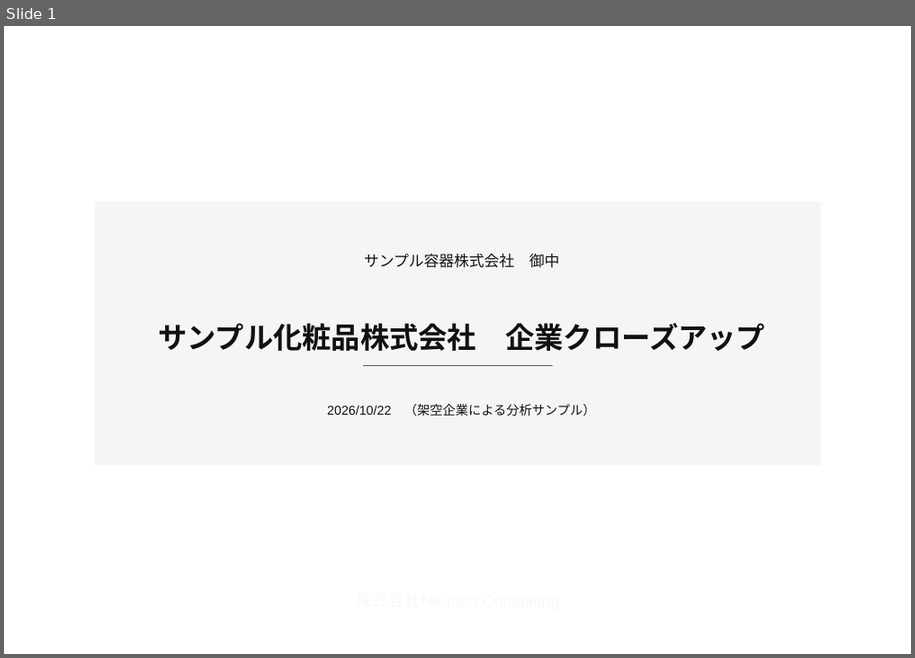
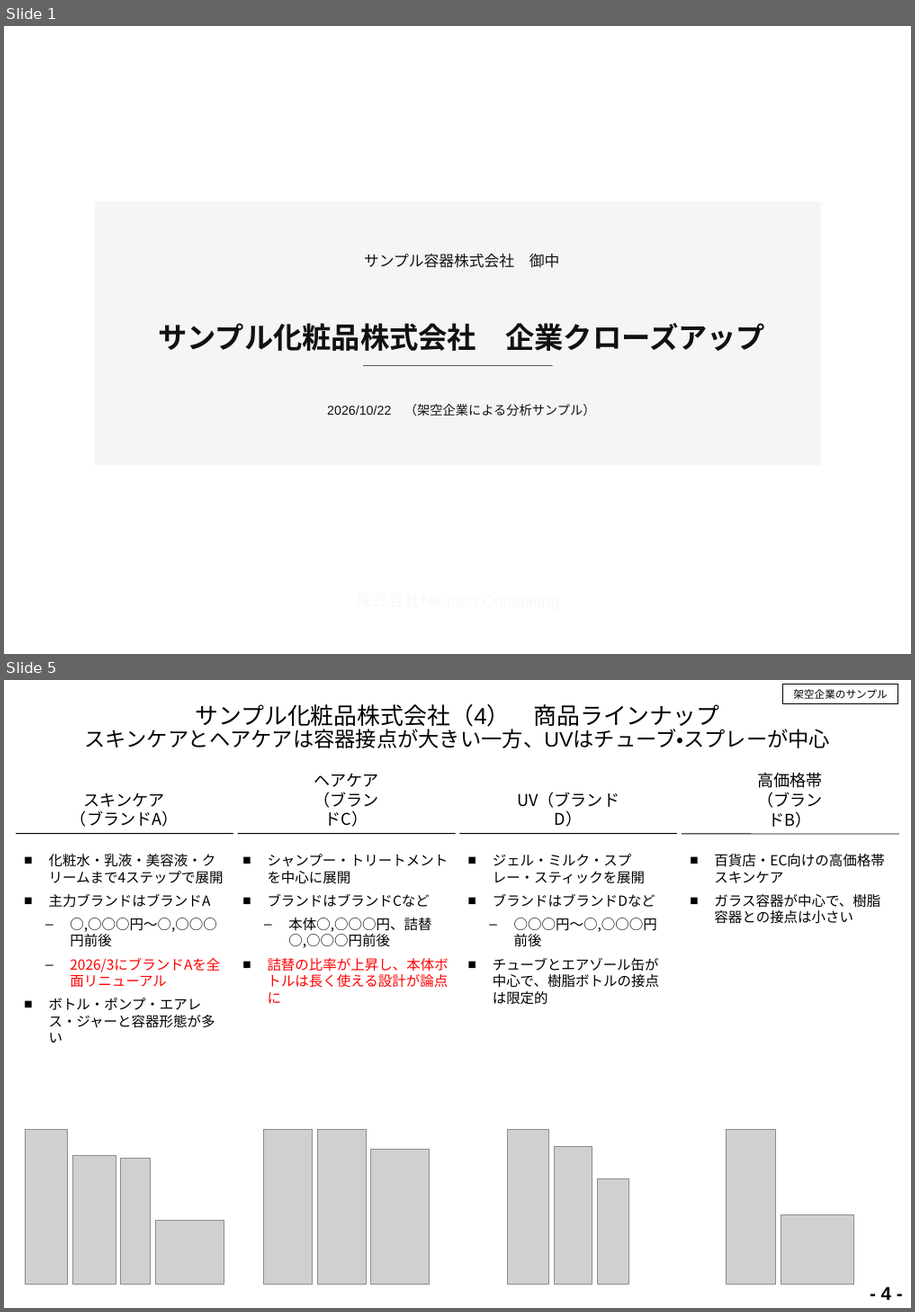
Before and after one commit to neunon/neunon-web, a slide deck: design/existing-customers-sample/existing-customers-sample.pptx. Shown one above the other, each under a label of ours: slide 1 before the commit, slides 1 and 5 after it; the slides between them are not shown. The pictures are 915x658 and 915x1312 pixels, drawn with LibreOffice and Linux fonts; fonts in the diff are those of the drawing; grey boxes stand for pictures; background and template pictures are left out. Boxes give left, top, right and bottom in pixels: in the first picture for what was removed or moved away, otherwise in the second. Text is boxed around its words. In the diff, an @@ line names an element or a change of style, - is before the commit and + after.

```diff
--- a/design/existing-customers-sample/existing-customers-sample.pptx
+++ b/design/existing-customers-sample/existing-customers-sample.pptx
@@ slide 5 added at [4, 680, 911, 1308], background #FFFFFF @@
@@ title added at [85, 704, 831, 748], 18 pt, text #000000 @@
+サンプル化粧品株式会社（4） 商品ラインナップ
+スキンケアとヘアケアは容器接点が大きい一方、UVはチューブ・スプレーが中心
@@ rectangle added at [783, 684, 899, 704], fill #FFFFFF, outline #000000 0.75 pt @@
@@ text added at [793, 689, 887, 699], 9 pt, text #000000 @@
+架空企業のサンプル
@@ text added at [314, 773, 378, 827], 14 pt, text #000000 @@
+ヘアケア（ブランドC）
@@ text added at [758, 772, 823, 828], 14 pt, text #000000 @@
+高価格帯（ブランドB）
@@ text added at [71, 792, 179, 827], 14 pt, text #000000 @@
+スキンケア（ブランドA）
@@ text added at [517, 792, 620, 827], 14 pt, text #000000 @@
+UV（ブランドD）
@@ line added from (16, 833) to (234, 833), #000000 0.75 pt @@
@@ line added from (238, 833) to (456, 833), #000000 0.75 pt @@
@@ line added from (459, 833) to (677, 833), #000000 0.75 pt @@
@@ line added from (682, 834) to (900, 834), #000000 0.75 pt @@
@@ text added at [49, 854, 224, 1043], 12 pt, text #000000 @@
+■ 化粧水・乳液・美容液・クリームまで4ステップで展開
+■ 主力ブランドはブランドA
+  ‒ ○,○○○円～○,○○○円前後
+  ‒ 2026/3にブランドAを全面リニューアル
+■ ボトル・ポンプ・エアレス・ジャーと容器形態が多い
@@ text added at [268, 854, 449, 1004], 12 pt, text #000000 @@
+■ シャンプー・トリートメントを中心に展開
+■ ブランドはブランドCなど
+  ‒ 本体○,○○○円、詰替○,○○○円前後
+■ 詰替の比率が上昇し、本体ボトルは長く使える設計が論点に
@@ text added at [493, 854, 659, 1004], 12 pt, text #000000 @@
+■ ジェル・ミルク・スプレー・スティックを展開
+■ ブランドはブランドDなど
+  ‒ ○○○円～○,○○○円前後
+■ チューブとエアゾール缶が中心で、樹脂ボトルの接点は限定的
@@ text added at [714, 854, 884, 924], 12 pt, text #000000 @@
+■ 百貨店・EC向けの高価格帯スキンケア
+■ ガラス容器が中心で、樹脂容器との接点は小さい
@@ picture added at [25, 1130, 68, 1285] @@
@@ picture added at [264, 1130, 313, 1285] @@
@@ picture added at [317, 1130, 366, 1285] @@
@@ picture added at [508, 1130, 549, 1285] @@
@@ picture added at [727, 1130, 776, 1285] @@
@@ picture added at [72, 1156, 116, 1285] @@
@@ picture added at [121, 1158, 151, 1285] @@
@@ picture added at [371, 1150, 429, 1285] @@
@@ picture added at [555, 1146, 593, 1285] @@
@@ picture added at [598, 1179, 630, 1285] @@
@@ picture added at [782, 1216, 854, 1285] @@
@@ picture added at [155, 1220, 224, 1285] @@
@@ text added at [882, 1287, 891, 1300], 16 pt, text #000000, bold @@
+- 4 -
```
Also in this commit, not shown: 5 slides changed, 3 other slides added, 3 slides removed, 44 other files.
